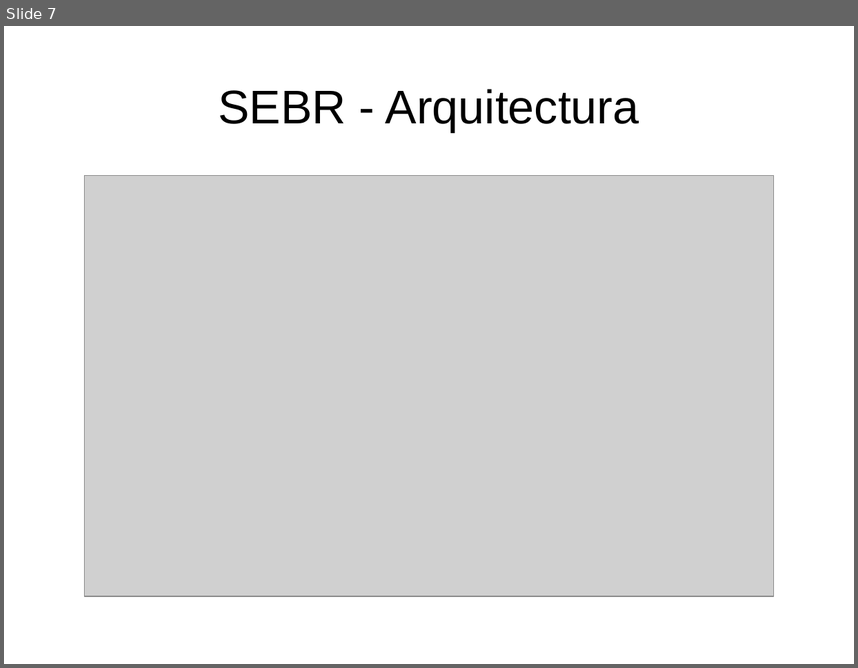
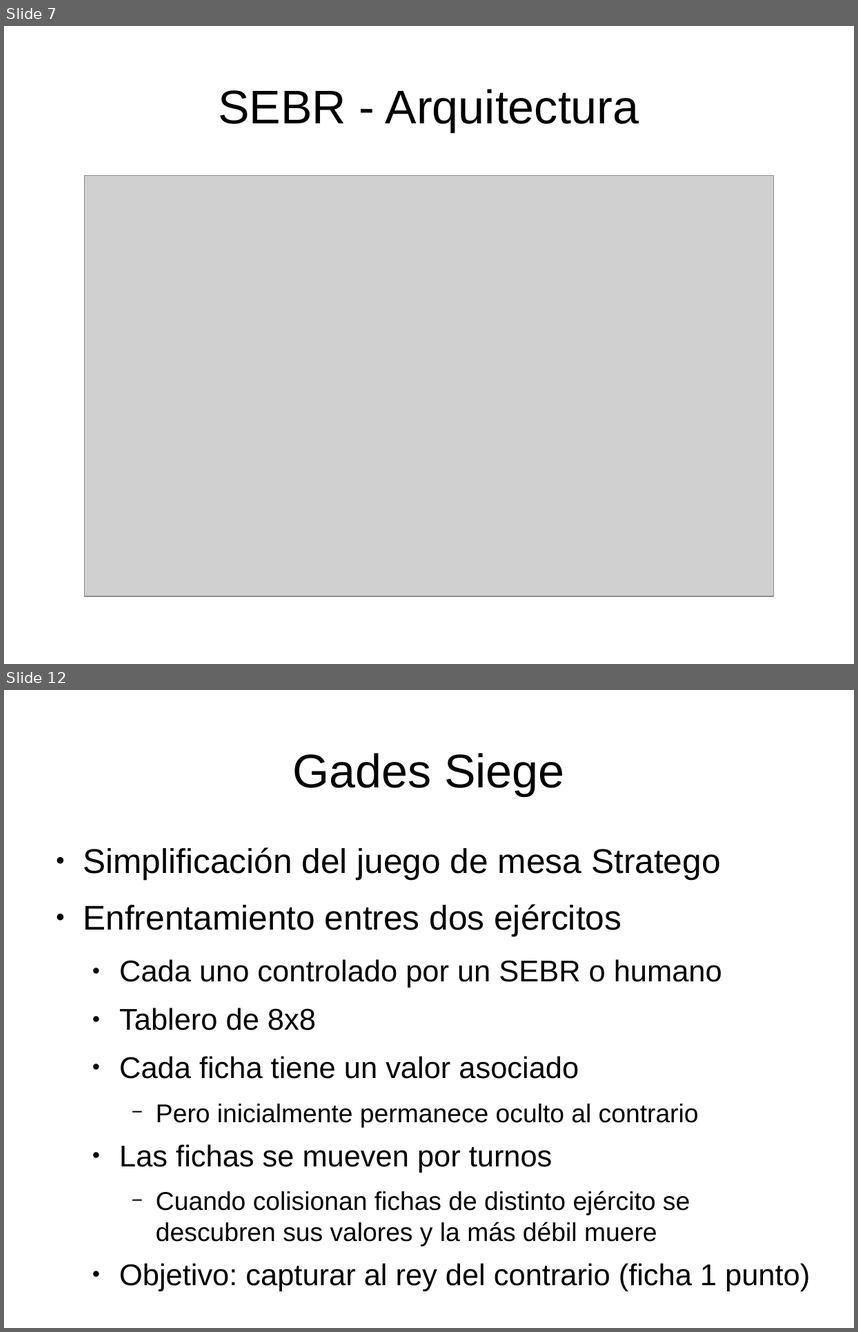
Before and after one commit to rompehielos013013013/gsiege, a slide deck: presentacion/expertoUCLM2014/SSEE-IA.odp. Shown one above the other, each under a label of ours: slide 7 before the commit, slides 7 and 12 after it; the slides between them are not shown. The pictures are 858x668 and 858x1332 pixels, drawn with LibreOffice and Linux fonts; fonts in the diff are those of the drawing; grey boxes stand for pictures. Boxes give left, top, right and bottom in pixels: in the first picture for what was removed or moved away, otherwise in the second. Text is boxed around its words. In the diff, an @@ line names an element or a change of style, - is before the commit and + after.

```diff
--- a/presentacion/expertoUCLM2014/SSEE-IA.odp
+++ b/presentacion/expertoUCLM2014/SSEE-IA.odp
@@ slide 12 added at [4, 690, 854, 1328], background #FFFFFF @@
@@ title added at [292, 753, 565, 796], 44 pt, text #000000 @@
+Gades Siege
@@ text added at [83, 847, 810, 1291], 28 pt, text #000000 @@
+● Simplificación del juego de mesa Stratego
+● Enfrentamiento entres dos ejércitos
+  ● Cada uno controlado por un SEBR o humano
+  ● Tablero de 8x8
+  ● Cada ficha tiene un valor asociado
+    − Pero inicialmente permanece oculto al contrario
+  ● Las fichas se mueven por turnos
+    − Cuando colisionan fichas de distinto ejército se descubren sus valores y la más débil muere
+  ● Objetivo: capturar al rey del contrario (ficha 1 punto)
```
Also in this commit, not shown: 6 slides changed, 10 other slides added, 1 slide removed, 1 other file.
